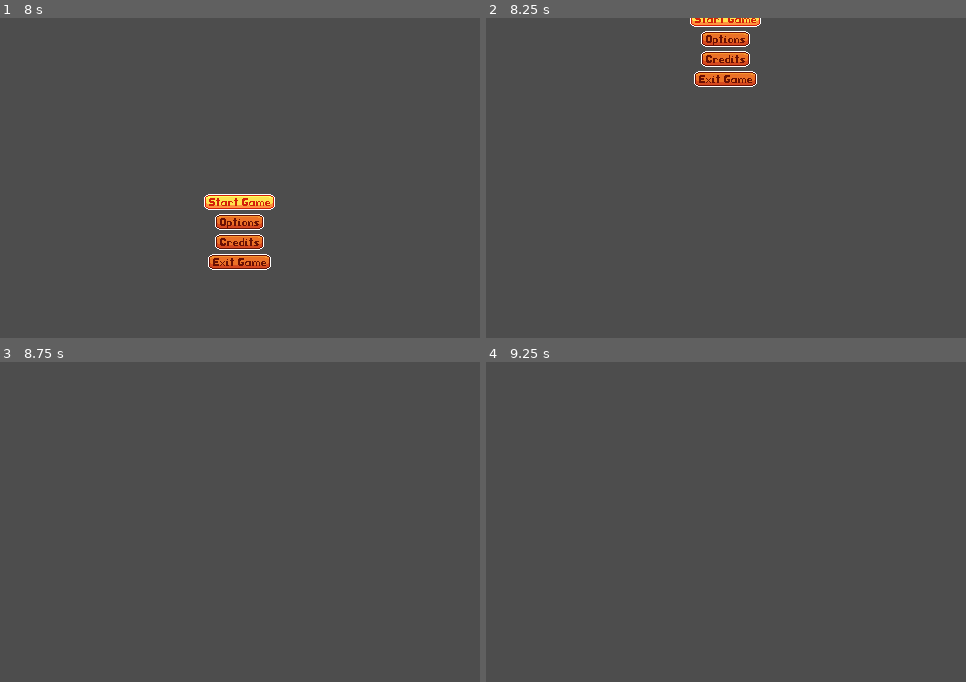
Above: before the commit, frames 1-4 (two rows, left to right).
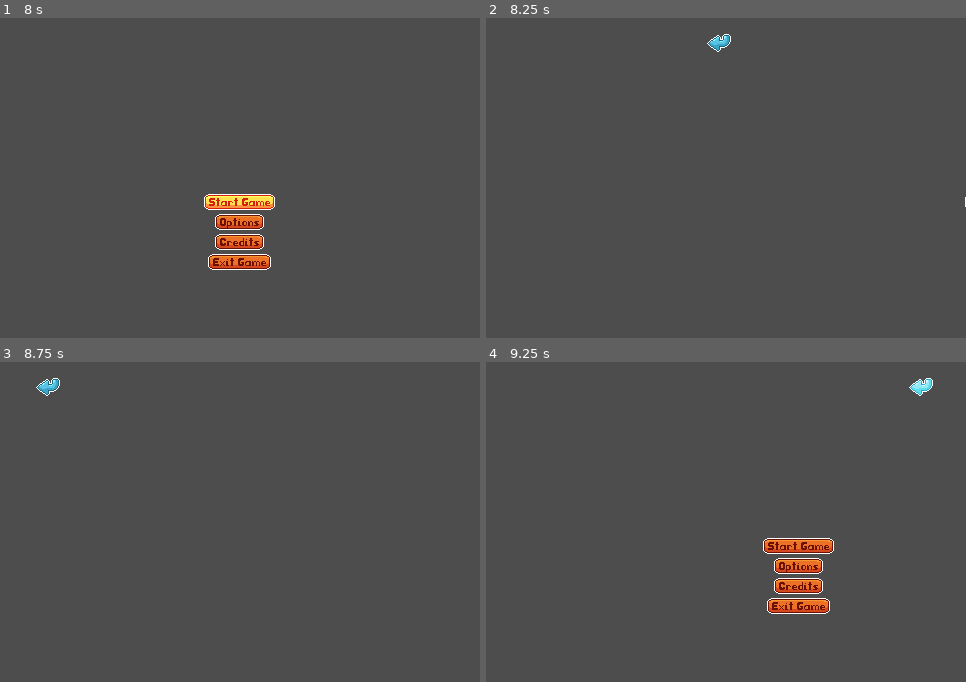
Above: after the commit, the same moments.

Repository: Tigeagle2/Final_team_game_CS399
Game: Godot game, scene res://scenes/MENUS/TitleScreen.tscn
Two runs of this game, one before a commit and one after it. Both use one fixed random seed, a clock stepped at 60 frames per second and the inputs below. The project has no main scene, so this scene is started directly.
Inputs (mouse positions are in pixels of both pictures, inside the frame that each line leads up to):
- Up to frame 1 (8 s): tap Enter at 0.5, 5 s; tap S (KEY_S) at 0.6, 4.35 s; tap Shift (SHIFT) at 1.35 s; tap L at 2.1 s; tap Space at 2.75 s; tap G at 2.85 s; tap F at 3.6 s; hold Shift (SHIFT) 5.03-5.75 s; click (240, 222) at 5.75 s; click (240, 203) at 6.5 s; click (240, 203) at 7.25 s
- Up to frame 2 (8.25 s): click (726, 203) at 8 s
- Up to frame 3 (8.75 s): no input
- Up to frame 4 (9.25 s): click (534, 387) at 8.77 s

Frame 1 is identical in both runs. In frame 2, 2.1% of the frame differs, in the area x 42-100%, y 0-60%; in frame 3, 0.2%; in frame 4, 2.5%, in the area x 57-94%, y 5-79%.

Commit message:
Created Sketch for Character Faces and Laid Groundwork for Main Menu, Options, and Save Select

Diff:
--- a/project.godot
+++ b/project.godot
@@ -100,3 +100,7 @@
 "events": [Object(InputEventKey,"resource_local_to_scene":false,"resource_name":"","device":-1,"window_id":0,"alt_press …(195 unchanged characters)…
 ]
 }
+
+[rendering]
+
+textures/canvas_textures/default_texture_filter=0
--- /dev/null
+++ b/scenes/MENUS/MainMenuScene.tscn
@@ -0,0 +1,17 @@
+[gd_scene load_steps=4 format=3 uid="uid://vnukamkw0dmv"]
+
+[ext_resource type="PackedScene" uid="uid://dhv2nexpbhg7d" path="res://scenes/MENUS/SaveSelect.tscn" id="1_l2t3x"]
+[ext_resource type="PackedScene" uid="uid://dsredd0yf7pyt" path="res://scenes/MENUS/MainMenu.tscn" id="1_qklv3"]
+[ext_resource type="PackedScene" uid="uid://d27nwhfbxcrcm" path="res://scenes/MENUS/Options.tscn" id="2_l2t3x"]
+
+[node name="Node2D" type="Node2D"]
+
+[node name="SaveSelect" parent="." node_paths=PackedStringArray("MainMenu") instance=ExtResource("1_l2t3x")]
+MainMenu = NodePath("../MainMenu")
+
+[node name="MainMenu" parent="." node_paths=PackedStringArray("Options", "SaveMenu") instance=ExtResource("1_qklv3")]
+Options = NodePath("../Options")
+SaveMenu = NodePath("../SaveSelect")
+
+[node name="Options" parent="." node_paths=PackedStringArray("MainMenu") instance=ExtResource("2_l2t3x")]
+MainMenu = NodePath("../MainMenu")
--- a/scenes/MENUS/Options.tscn
+++ b/scenes/MENUS/Options.tscn
@@ -1,9 +1,32 @@
-[gd_scene format=3 uid="uid://d27nwhfbxcrcm"]
+[gd_scene load_steps=6 format=3 uid="uid://d27nwhfbxcrcm"]
 
-[node name="Options" type="Control"]
+[ext_resource type="Script" uid="uid://wddir2cf2pkg" path="res://scripts/menu_scripts/options.gd" id="1_5gmal"]
+[ext_resource type="AudioStream" uid="uid://c487w1r1f316c" path="res://sounds/click.mp3" id="2_qgtfu"]
+[ext_resource type="Texture2D" uid="uid://bg7md2nt41wdb" path="res://assets/ReturnIconNormal.png" id="3_dbu8v"]
+[ext_resource type="Texture2D" uid="uid://bv2a41ovb0dt0" path="res://assets/ReturnIconPress.png" id="4_81r5r"]
+[ext_resource type="Texture2D" uid="uid://b5ggnom7phv83" path="res://assets/ReturnIconHover.png" id="5_mevpy"]
+
+[node name="Options" type="Control" node_paths=PackedStringArray("click_sound")]
 layout_mode = 3
 anchors_preset = 15
 anchor_right = 1.0
 anchor_bottom = 1.0
 grow_horizontal = 2
 grow_vertical = 2
+script = ExtResource("1_5gmal")
+click_sound = NodePath("Click")
+
+[node name="Click" type="AudioStreamPlayer" parent="."]
+stream = ExtResource("2_qgtfu")
+
+[node name="Return" type="TextureButton" parent="."]
+layout_mode = 0
+offset_left = 16.0
+offset_top = 16.0
+offset_right = 40.0
+offset_bottom = 34.0
+texture_normal = ExtResource("3_dbu8v")
+texture_pressed = ExtResource("4_81r5r")
+texture_hover = ExtResource("5_mevpy")
+
+[connection signal="pressed" from="Return" to="." method="_on_return_pressed"]
--- a/scenes/MENUS/SaveSelect.tscn
+++ b/scenes/MENUS/SaveSelect.tscn
@@ -1,9 +1,32 @@
-[gd_scene format=3 uid="uid://dhv2nexpbhg7d"]
+[gd_scene load_steps=6 format=3 uid="uid://dhv2nexpbhg7d"]
 
-[node name="SaveSelect" type="Control"]
+[ext_resource type="Script" uid="uid://bvc8r7lkmc7pu" path="res://scripts/menu_scripts/save_select.gd" id="1_s40g5"]
+[ext_resource type="Texture2D" uid="uid://bg7md2nt41wdb" path="res://assets/ReturnIconNormal.png" id="2_18bqw"]
+[ext_resource type="Texture2D" uid="uid://bv2a41ovb0dt0" path="res://assets/ReturnIconPress.png" id="3_5a26e"]
+[ext_resource type="Texture2D" uid="uid://b5ggnom7phv83" path="res://assets/ReturnIconHover.png" id="4_jab2b"]
+[ext_resource type="AudioStream" uid="uid://c487w1r1f316c" path="res://sounds/click.mp3" id="5_pfduo"]
+
+[node name="SaveSelect" type="Control" node_paths=PackedStringArray("click_sound")]
 layout_mode = 3
 anchors_preset = 15
 anchor_right = 1.0
 anchor_bottom = 1.0
 grow_horizontal = 2
 grow_vertical = 2
+script = ExtResource("1_s40g5")
+click_sound = NodePath("Click")
+
+[node name="Return" type="TextureButton" parent="."]
+layout_mode = 0
+offset_left = 16.0
+offset_top = 16.0
+offset_right = 40.0
+offset_bottom = 34.0
+texture_normal = ExtResource("2_18bqw")
+texture_pressed = ExtResource("3_5a26e")
+texture_hover = ExtResource("4_jab2b")
+
+[node name="Click" type="AudioStreamPlayer" parent="."]
+stream = ExtResource("5_pfduo")
+
+[connection signal="pressed" from="Return" to="." method="_on_return_pressed"]
--- a/scenes/MENUS/TitleScreen.tscn
+++ b/scenes/MENUS/TitleScreen.tscn
@@ -8,7 +8,7 @@
 layout_mode = 3
 anchors_preset = 0
 script = ExtResource("1_gfuk2")
-scene_transit_path = "res://scenes/MENUS/MainMenu.tscn"
+scene_transit_path = "res://scenes/MENUS/MainMenuScene.tscn"
 cover = NodePath("Cover")
 default = true
 click_sound = NodePath("Click")
--- a/scripts/classes/Menu/Menu.gd
+++ b/scripts/classes/Menu/Menu.gd
@@ -10,11 +10,11 @@
 
 func _ready() -> void:
 	if !default:
-		position.y = -(get_viewport_rect().size.y)
+		position.x = (get_viewport_rect().size.x)
 
 func summon() -> void:
 	var tween = create_tween()
-	tween.tween_property(self, "position:y", 0, slide_duration).set_trans(Tween.TRANS_EXPO).set_ease(Tween.EASE_OUT)
+	tween.tween_property(self, "position:x", 0, slide_duration).set_trans(Tween.TRANS_EXPO).set_ease(Tween.EASE_OUT)
 
 	await get_tree().create_timer(slide_duration).timeout
 	active = true
@@ -22,7 +22,7 @@
 func release() -> void:
 	active = false
 	var tween = create_tween()
-	tween.tween_property(self, "position:y", -(get_viewport_rect().size.y), slide_duration).set_trans(Tween.TRANS_EXPO).set_ease(Tween.EASE_OUT)
+	tween.tween_property(self, "position:x", (get_viewport_rect().size.x), slide_duration).set_trans(Tween.TRANS_EXPO).set_ease(Tween.EASE_OUT)
 
 func activate_menu(menu: Menu) -> void:
 	release()
--- a/scripts/menu_scripts/main_menu.gd
+++ b/scripts/menu_scripts/main_menu.gd
@@ -1,4 +1,8 @@
 extends TransitMenu
+
+@export var Options: Menu
+@export var SaveMenu: Menu
+@export var Credits: Control
 
 func _ready() -> void:
 	enter()
@@ -6,10 +10,12 @@
 func _on_start_pressed() -> void:
 	click_sound.play()
 	release()
+	SaveMenu.summon()
 
 func _on_options_pressed() -> void:
 	click_sound.play()
 	release()
+	Options.summon()
 
 func _on_credits_pressed() -> void:
 	click_sound.play()
--- /dev/null
+++ b/scripts/menu_scripts/options.gd
@@ -0,0 +1,8 @@
+extends Menu
+
+@export var MainMenu: TransitMenu
+
+func _on_return_pressed() -> void:
+	click_sound.play()
+	release()
+	MainMenu.summon()
--- /dev/null
+++ b/scripts/menu_scripts/save_select.gd
@@ -0,0 +1,8 @@
+extends Menu
+
+@export var MainMenu: TransitMenu
+
+func _on_return_pressed() -> void:
+	click_sound.play()
+	release()
+	MainMenu.summon()
Binary file added: aseprite_files/CharacterFacesMaybe.aseprite
Binary file changed: aseprite_files/UIElementsPIX.aseprite
Binary file added: assets/ReturnIcon.png
Binary file added: assets/ReturnIconHover.png
Binary file added: assets/ReturnIconNormal.png
Binary file added: assets/ReturnIconPress.png
Not shown, added: scripts/menu_scripts/options.gd.uid
Not shown, added: scripts/menu_scripts/save_select.gd.uid
